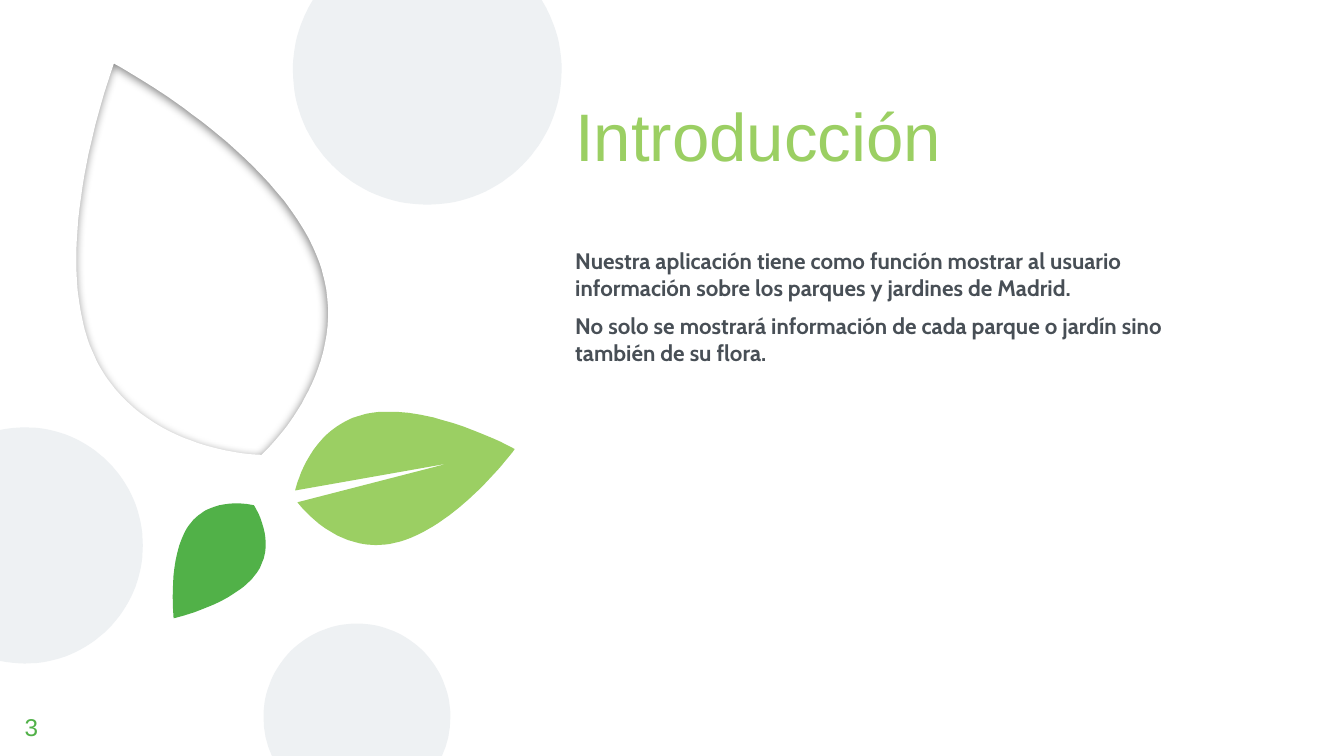
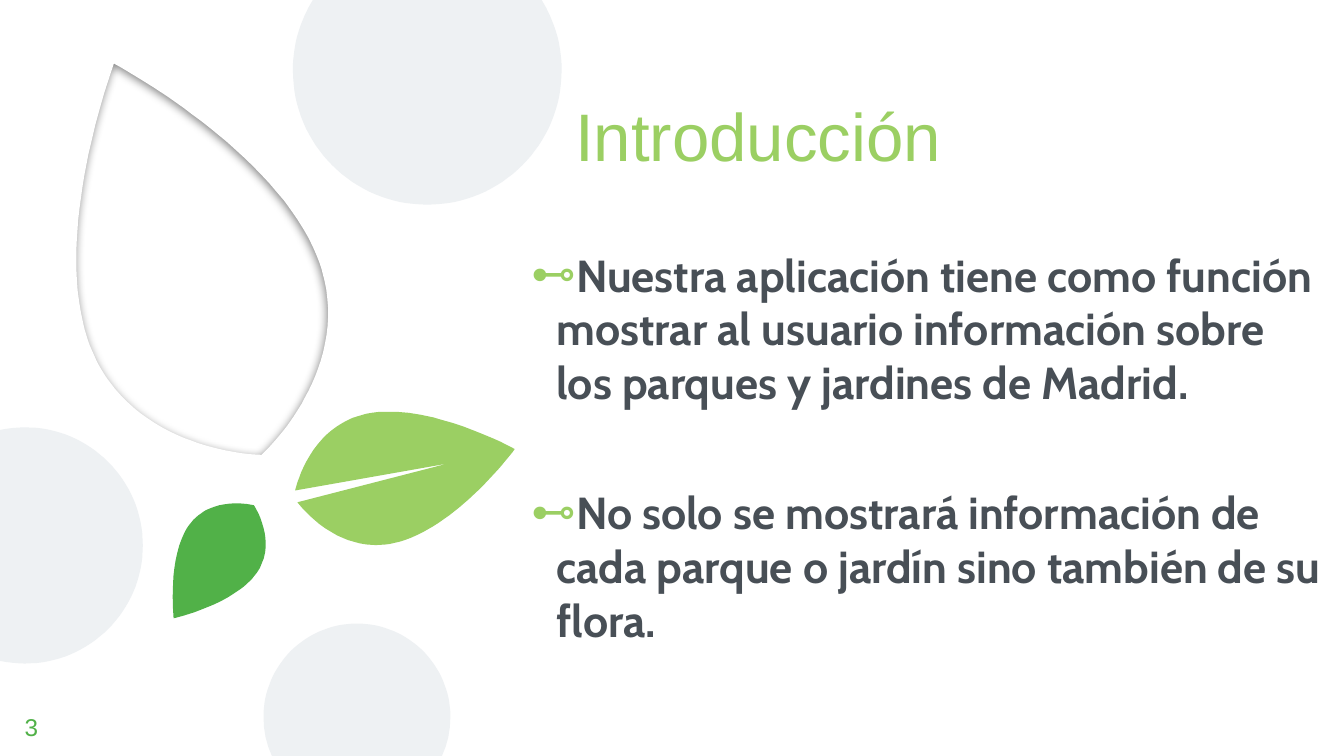
Before and after one commit to FacultadInformatica-LinkedData/Curso2019-2020, a slide deck: slide 3 of HandsOn/Group07/Presentación APP.pptx. Drawn at 1344x756 pixels with LibreOffice and Linux fonts; fonts in the diff are those of the drawing; background and template pictures are left out. Boxes give left, top, right and bottom in pixels: in the first picture for what was removed or moved away, otherwise in the second. Text is boxed around its words. In the diff, an @@ line names an element or a change of style, - is before the commit and + after.

```diff
--- a/HandsOn/Group07/Presentación APP.pptx
+++ b/HandsOn/Group07/Presentación APP.pptx
@@ text "Nuestra aplicación tiene como función ...": place and size @@
-text "Nuestra aplicación tiene como función ..." at box(575, 252, 1162, 361)
+text "Nuestra aplicación tiene como función ..." at box(556, 258, 1321, 638)
@@ text "Nuestra aplicación tiene como función ..." at box(556, 258, 1321, 638): size 12 to 24 pt; bullet none to ⊷ @@
```
Also in this commit, not shown: 5 other slides changed, 1 slide added.
